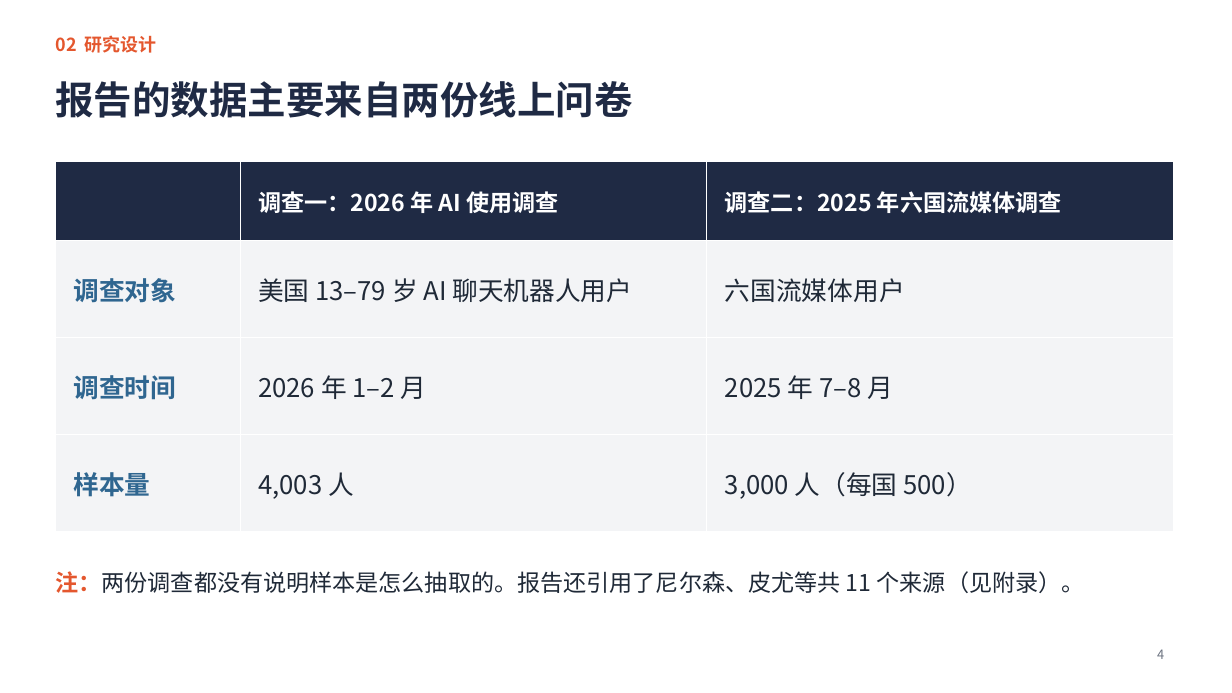
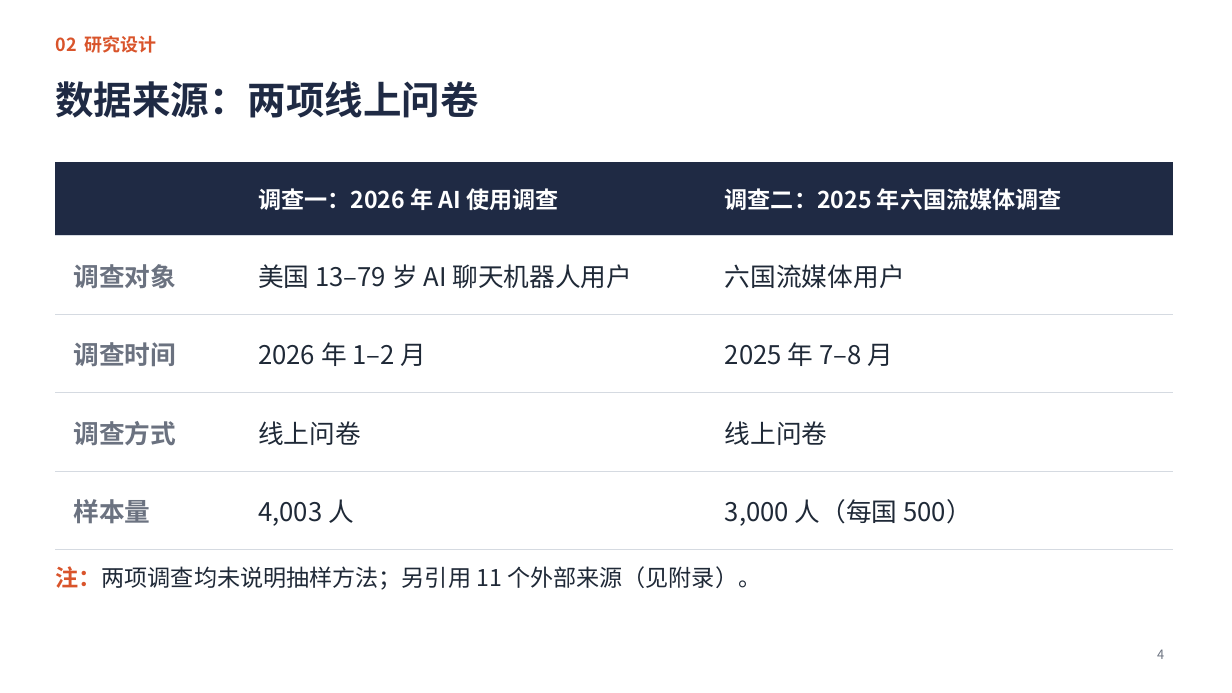
Before and after one commit to jayleo113/ppt, a slide deck: slide 4 of Gracenote报告解读_课堂汇报.pptx. Drawn at 1232x693 pixels with LibreOffice and Linux fonts; fonts in the diff are those of the drawing. Boxes give left, top, right and bottom in pixels: in the first picture for what was removed or moved away, otherwise in the second. Text is boxed around its words. In the diff, an @@ line names an element or a change of style, - is before the commit and + after.

```diff
--- a/Gracenote报告解读_课堂汇报.pptx
+++ b/Gracenote报告解读_课堂汇报.pptx
@@ title at (x1=55, y1=81, x2=478, y2=118): text changed @@
-报告的数据主要来自两份线上问卷
+数据来源：两项线上问卷
@@ table at (x1=55, y1=162, x2=1174, y2=530) @@
+row 4: 调查方式 | 线上问卷 | 线上问卷
@@ text at (x1=55, y1=566, x2=761, y2=590): text changed @@
-注：两份调查都没有说明样本是怎么抽取的。报告还引用了尼尔森、皮尤等共 11 个来源（见附录）。
+注：两项调查均未说明抽样方法；另引用 11 个外部来源（见附录）。
```
Also in this commit, not shown: 13 other slides changed, 4 other files.
